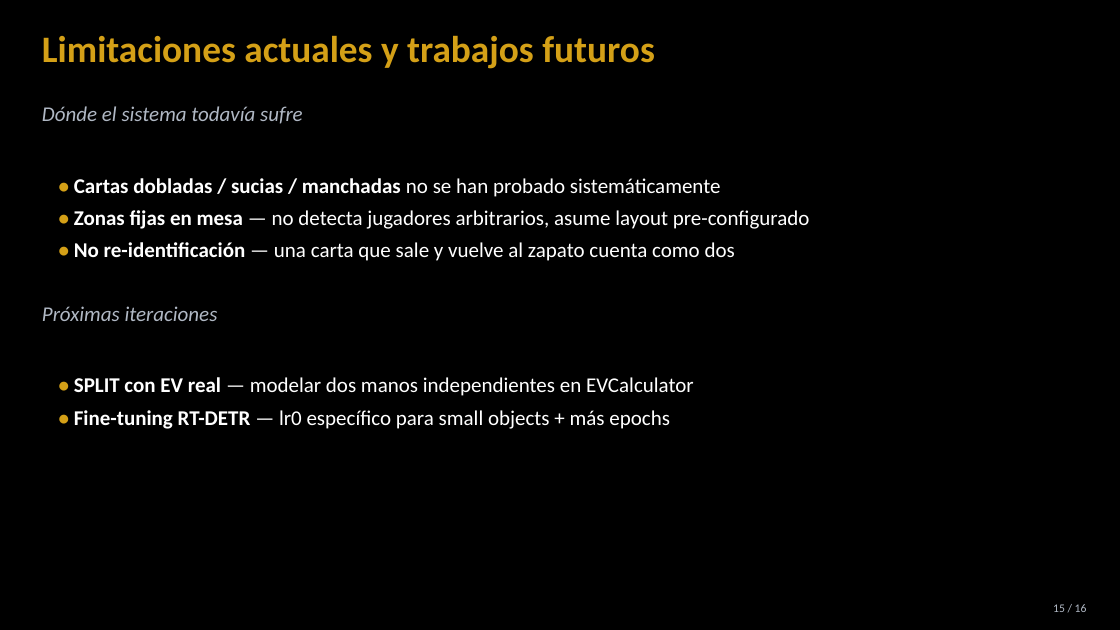
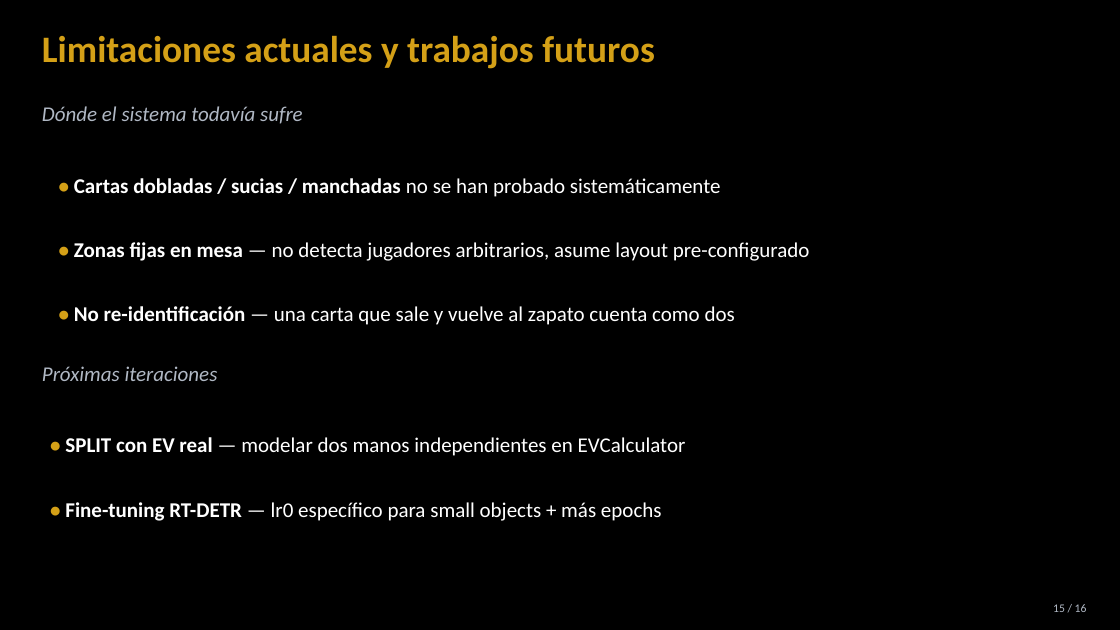
Before and after one commit to davidmoreda/blackjack-VAI, a slide deck: slide 14 of docs/presentation_assets/BlackjackVAI_presentacion.pptx. Drawn at 1120x630 pixels with LibreOffice and Linux fonts; fonts in the diff are those of the drawing. Boxes give left, top, right and bottom in pixels: in the first picture for what was removed or moved away, otherwise in the second. Text is boxed around its words. In the diff, an @@ line names an element or a change of style, - is before the commit and + after.

```diff
--- a/docs/presentation_assets/BlackjackVAI_presentacion.pptx
+++ b/docs/presentation_assets/BlackjackVAI_presentacion.pptx
@@ text "• Cartas dobladas / sucias ..." rewrapped from [74, 178, 810, 261] to [74, 178, 810, 325] @@
@@ text "Próximas iteraciones": place and size @@
-text "Próximas iteraciones" at [42, 306, 218, 321]
+text "Próximas iteraciones" at [42, 366, 218, 381]
@@ text "• SPLIT con EV real ..." rewrapped from [74, 377, 694, 429] to [65, 437, 686, 521] @@
```
Also in this commit, not shown: 5 other slides changed, 9 other files.
